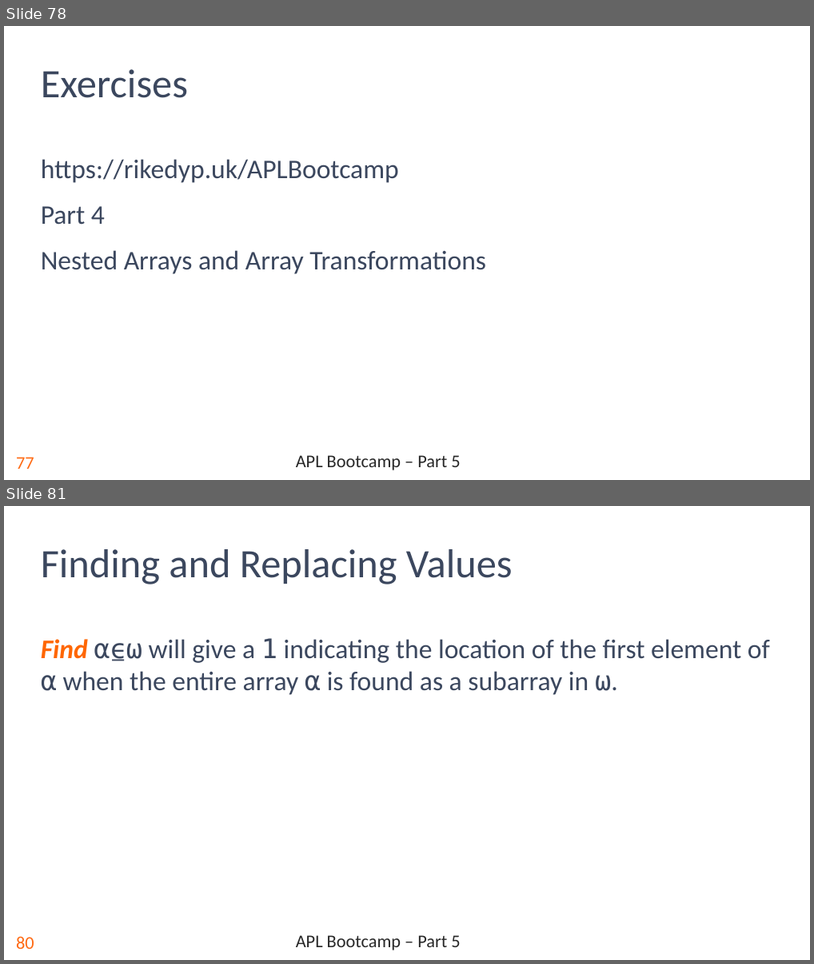
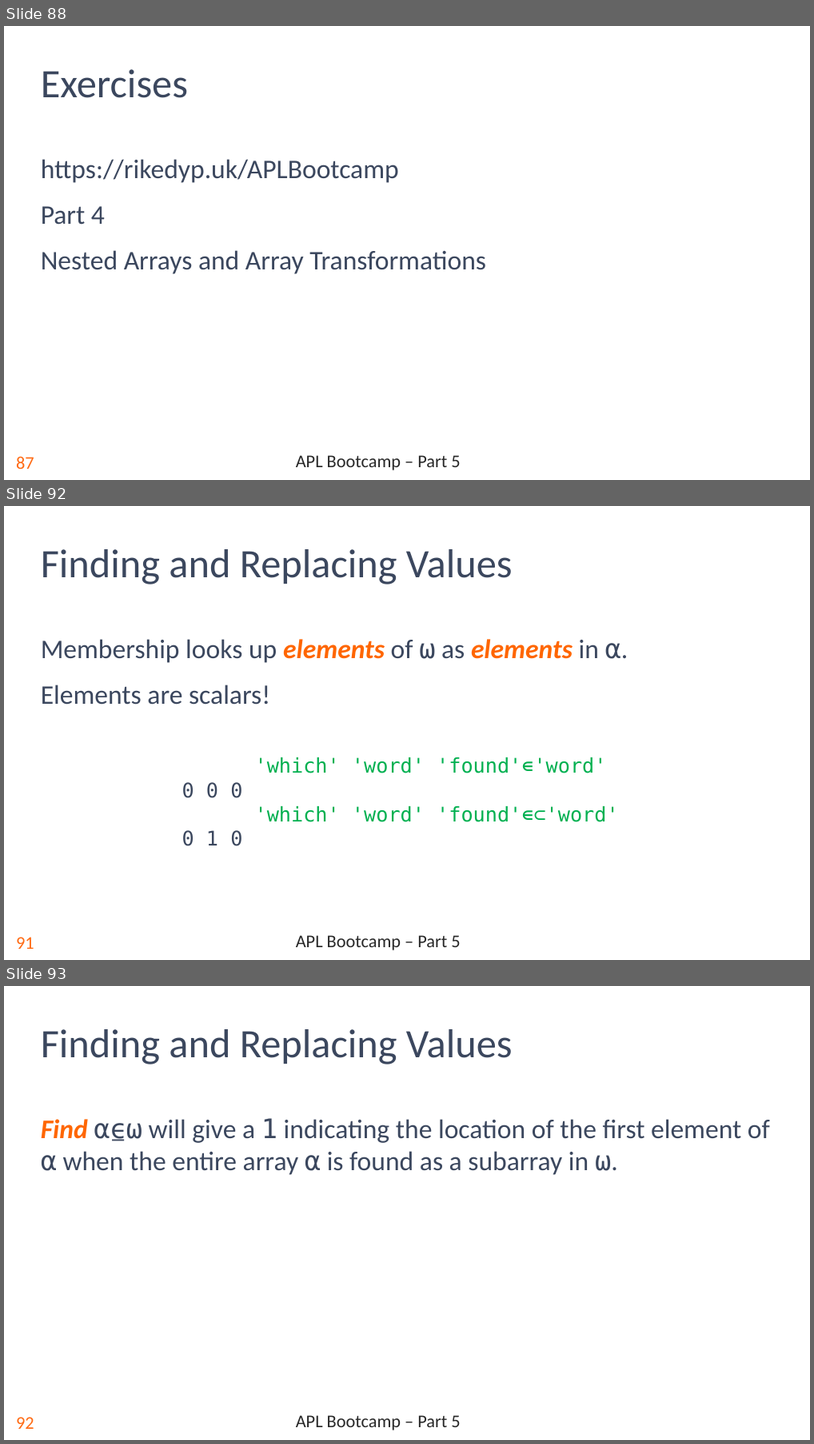
Before and after one commit to rikedyp/APLBootcamp, a slide deck: slides/APL_Bootcamp-part-5.pptx. Shown one above the other, each under a label of ours: slides 78 and 81 before the commit, slides 88, 92 and 93 after it; the slides between them are not shown. The pictures are 814x964 and 814x1444 pixels, drawn with LibreOffice and Linux fonts; fonts in the diff are those of the drawing; background and template pictures are left out. Boxes give left, top, right and bottom in pixels: in the first picture for what was removed or moved away, otherwise in the second. Text is boxed around its words. In the diff, an @@ line names an element or a change of style, - is before the commit and + after.

```diff
--- a/slides/APL_Bootcamp-part-5.pptx
+++ b/slides/APL_Bootcamp-part-5.pptx
@@ slide 92 added at box(4, 506, 810, 960), background #FFFFFF; not listed: 2 template elements that a slide beside it also shows @@
@@ title added at box(41, 549, 513, 584), 36 pt, text #3B475E @@
+Finding and Replacing Values
@@ text added at box(41, 639, 599, 704), 24 pt, text #3B475E @@
+Membership looks up elements of ⍵ as elements in ⍺.
+Elements are scalars!
@@ text added at box(182, 757, 619, 846), 18 pt, text #00B050 @@
+'which' 'word' 'found'∊'word'
+0 0 0
+'which' 'word' 'found'∊⊂'word'
+0 1 0
@@ what was slide 78 is now slide 88 @@
@@ page number at box(16, 456, 34, 468): text changed @@
-77
+87
@@ what was slide 81 is now slide 93 @@
@@ page number at box(16, 1416, 34, 1428): text changed @@
-80
+92
```
Also in this commit, not shown: 6 slides changed, 12 other slides added, 1 slide removed.
